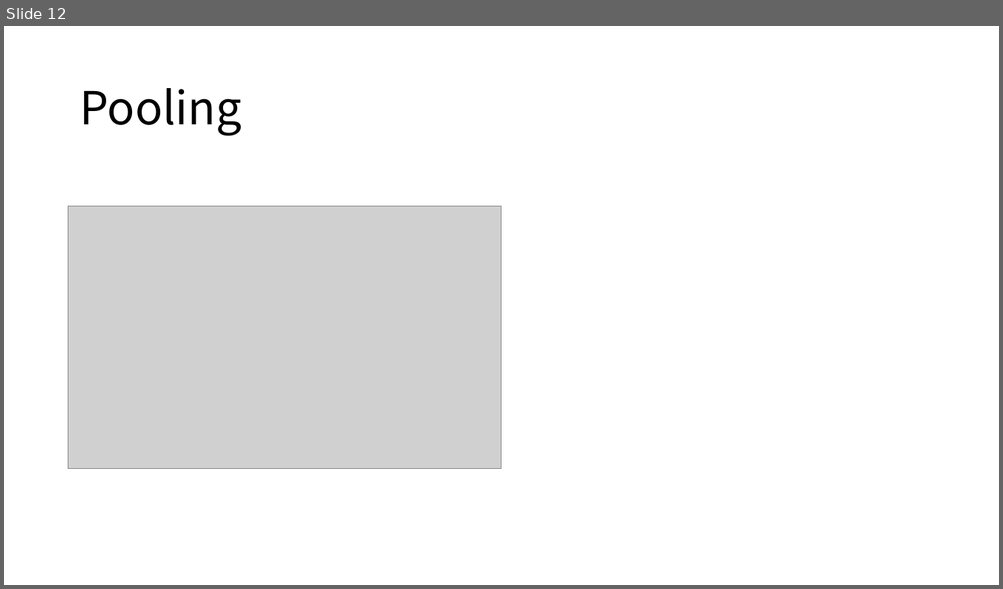
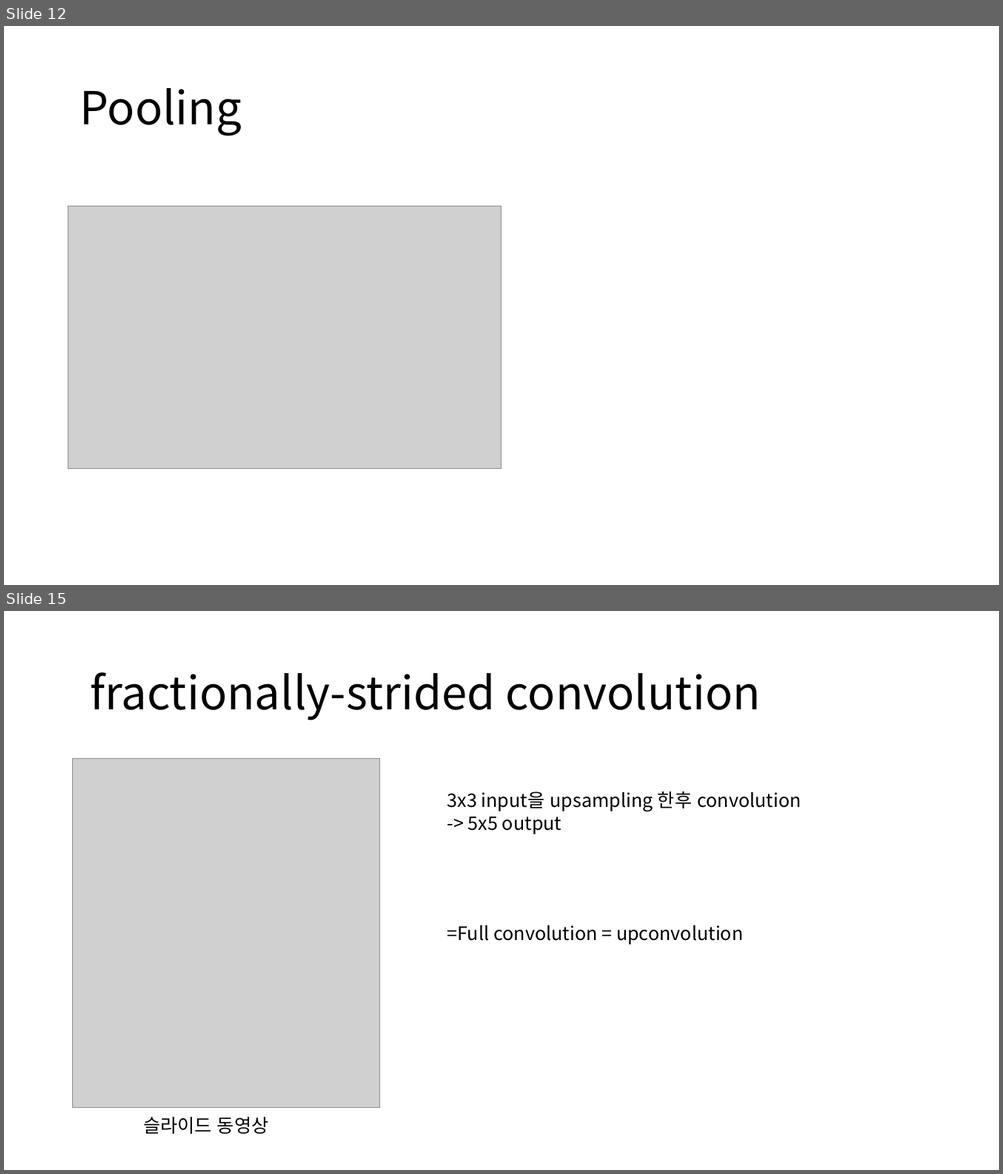
Before and after one commit to gudrb/GAN, a slide deck: CNN.pptx. Shown one above the other, each under a label of ours: slide 12 before the commit, slides 12 and 15 after it; the slides between them are not shown. The pictures are 1003x589 and 1003x1174 pixels, drawn with LibreOffice and Linux fonts; fonts in the diff are those of the drawing; grey boxes stand for pictures. Boxes give left, top, right and bottom in pixels: in the first picture for what was removed or moved away, otherwise in the second. Text is boxed around its words. In the diff, an @@ line names an element or a change of style, - is before the commit and + after.

```diff
--- a/CNN.pptx
+++ b/CNN.pptx
@@ slide 15 added at (4, 611, 999, 1170), background #FFFFFF @@
@@ title added at (90, 672, 760, 721), 44 pt, text #000000 @@
+fractionally-strided convolution
@@ picture added at (73, 759, 379, 1108) @@
@@ text added at (447, 792, 801, 834), 18 pt, text #000000 @@
+3x3 input을 upsampling 한후 convolution
+-> 5x5 output
@@ text added at (447, 925, 743, 945), 18 pt, text #000000 @@
+=Full convolution = upconvolution
@@ text added at (143, 1117, 269, 1134), 18 pt, text #000000 @@
+슬라이드 동영상
```
Also in this commit, not shown: 1 slide changed, 7 other slides added, 3 other files.
